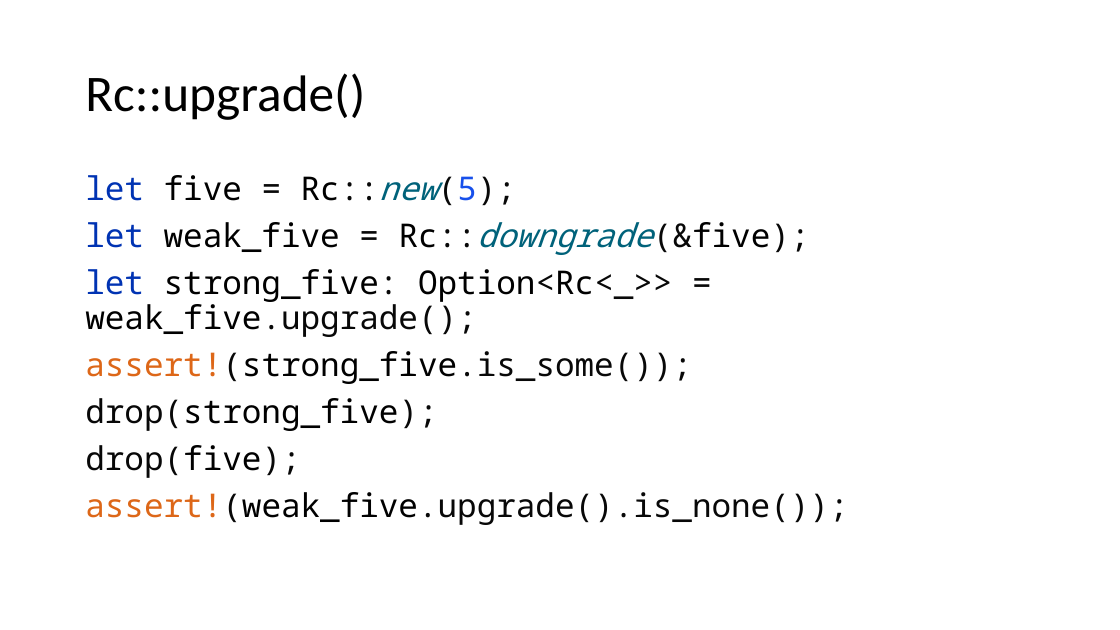
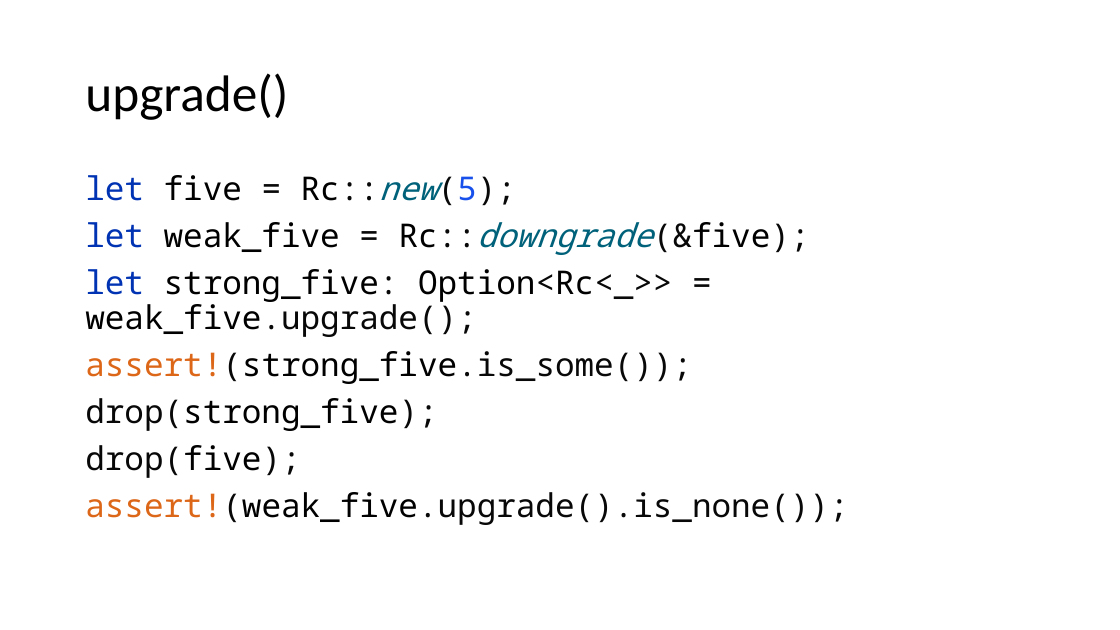
Before and after one commit to kugushev/course-rust-basics, a slide deck: slide 35 of pres/04-SmartPointers.pptx (slide 40 before the commit). Drawn at 1120x630 pixels with LibreOffice and Linux fonts; fonts in the diff are those of the drawing. Boxes give left, top, right and bottom in pixels: in the first picture for what was removed or moved away, otherwise in the second. Text is boxed around its words. In the diff, an @@ line names an element or a change of style, - is before the commit and + after.

```diff
--- a/pres/04-SmartPointers.pptx
+++ b/pres/04-SmartPointers.pptx
@@ title at <box>85,73,288,120</box>: text changed @@
-Rc::upgrade()
+upgrade()
```
Also in this commit, not shown: 8 other slides changed, 16 slides added, 3 slides removed, 1 other file.
